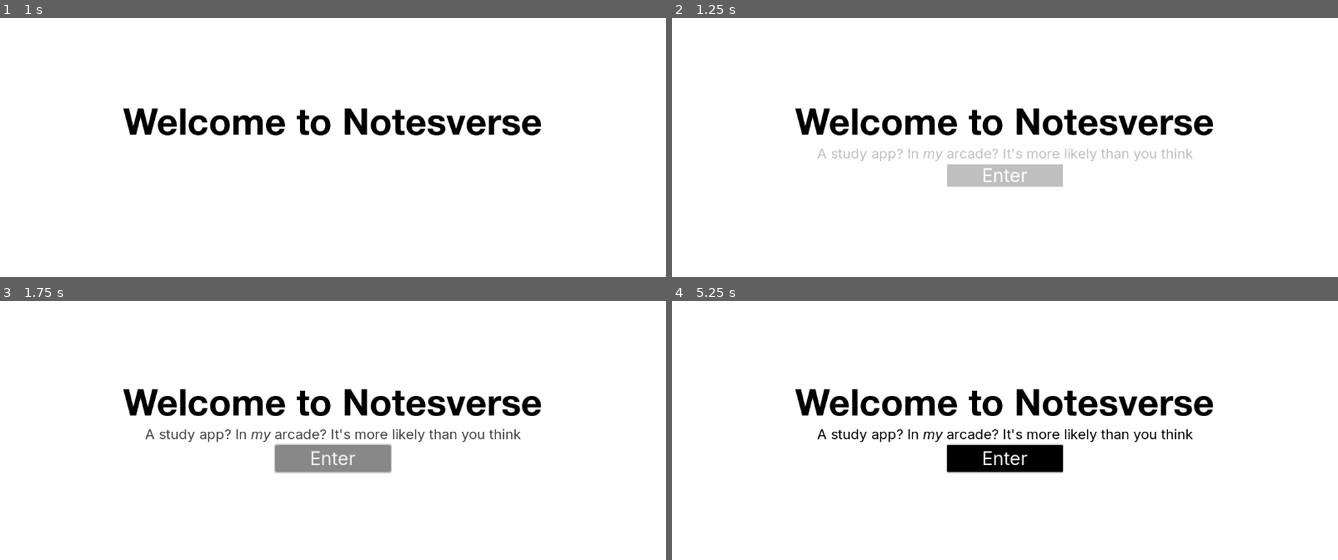
Above: before the commit, frames 1-4 (two rows, left to right).
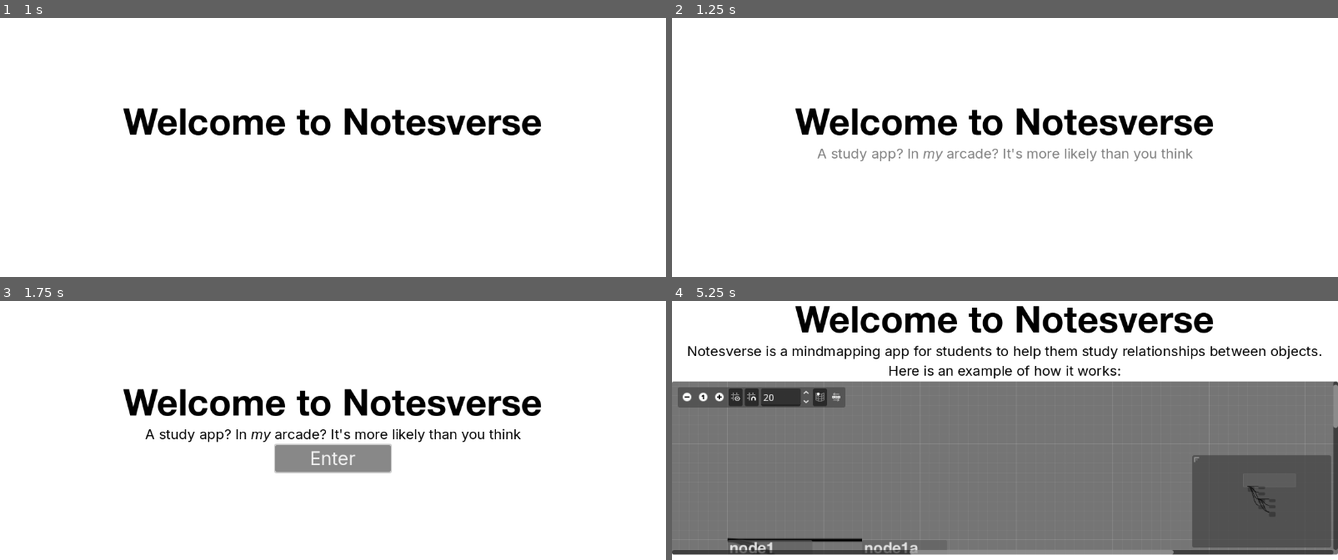
Above: after the commit, the same moments.

Repository: PhyoTP/notesverse
Game: Godot game, scene res://start.tscn
Same seed, same stepped clock (60 frames per second), same inputs: the game is played once before the commit and once after it.
Inputs (mouse positions are in pixels of both pictures, inside the frame that each line leads up to):
- Up to frame 1 (1 s): tap Enter at 0.5 s; hold Right from 0.53 s (still down); tap Alt at 0.6 s
- Up to frame 2 (1.25 s): keep holding Right
- Up to frame 3 (1.75 s): release Right at 1.25 s; click "Enter" at 1.25 s
- Up to frame 4 (5.25 s): click "Enter" at 2 s; tap Space at 2.75 s; hold Down 2.78-3.53 s; tap Shift at 2.85, 4.35 s; hold Right 3.53-4.28 s; tap Alt at 3.6 s; tap Enter at 4.25 s; hold Up 4.28-5 s; click (685, 396) at 5.02 s

Frame 1 is identical in both runs. In frame 2, 2.1% of the frame differs, in the area x 21-79%, y 50-66%; in frame 3, 0.6%; in frame 4, 72%, in the area x 0-100%, y 1-99%.

Commit message:
added list relator support and start tutorial

Diff:
--- a/map_view.gd
+++ b/map_view.gd
@@ -1,52 +1,35 @@
 extends Control
 
 var map = {
-	"Structure": {
-		"examples": ["Giant Ionic", "Covalent", "Giant Metallic"]
-	},
-	"Forces": {
-		"types": {
-			"Strength": {
-				"Electrostatic": {
-					"relations": {
-						"between ...": ["Ions"]
+	"node1": {
+		"examples": ["node1a","node1b"],
+		"relations": {
+			"words ... more words ...": [
+				"node2",
+				["node3","node4"]
+			]
+		},
+		"properties": {
+			"property": "value"
+		},
+		"types":{
+			"subtype": {
+				"subtype1": {
+					"properties": {
+						"property": true
 					}
 				},
-				"Covalent": {
-					"relations": {
-						"between ...": ["Atoms"]
-					},
-					"types": {
-						"Size": {
-							"Giant": {
-								"examples": ["Diamond", "Graphite"]
-							},
-							"Simple": {
-								"examples": ["Water", "Carbon Dioxide", "Methane"]
-							}
-						}
-					}
-				},
-				"Intermolecular": {
-					"relations": {
-						"between ...": ["Molecules"]
+				"subtype2": {
+					"properties": {
+						"property": false
 					}
 				}
 			}
 		}
 	},
-	"Diamond": {
-		"properties": {
-			"can conduct": false,
-			"has mobile electrons": false,
-			"bonds": 4
-		}
-	},
-	"Graphite": {
-		"properties": {
-			"can conduct": true,
-			"has mobile electrons": true,
-			"bonds": 3
+	"node2": {
+		"relations": {
+			"words ...": ["node1_subtype2"]
 		}
 	}
 }
@@ -117,12 +100,19 @@
 				var relators = [newNode.name] + props[prop][relation]
 				for index in range(len(relators)):
 					var relator = relators[index]
-					var relatorNode = ensure_node(relator)
-					var relationIndex = relatorNode.get_child_count()
-					var relationLabel = Label.new()
-					relationLabel.text = (relations[index] if index < len(relations) else "").strip_edges() + ":"
-					relatorNode.add_child(relationLabel)
-					relatorNode.set_slot(relationIndex, index != 0, 3, Color.DODGER_BLUE, index + 1 < len(relators), 3, Color.DODGER_BLUE)
-					if index > 0:
-						var lastRelator := ensure_node(relators[index-1])
-						graph_edit.connect_node(lastRelator.name, lastRelator.get_output_port_count() - 1, relator, relatorNode.get_input_port_count() - 1)
+					if relator is not Array:
+						relator = [relator]
+					for i in relator:
+						var relatorNode = ensure_node(i)
+						var relationIndex = relatorNode.get_child_count()
+						var relationLabel = Label.new()
+						relationLabel.text = (relations[index] if index < len(relations) else "").strip_edges() + ":"
+						relatorNode.add_child(relationLabel)
+						relatorNode.set_slot(relationIndex, index != 0, 3, Color.DODGER_BLUE, index + 1 < len(relators), 3, Color.DODGER_BLUE)
+						if index > 0:
+							var lastRelator = relators[index-1]
+							if lastRelator is not Array:
+								lastRelator = [lastRelator]
+							for j in lastRelator:
+								var last := ensure_node(j)
+								graph_edit.connect_node(last.name, last.get_output_port_count() - 1, i, relatorNode.get_input_port_count() - 1)
--- a/start.gd
+++ b/start.gd
@@ -1,7 +1,8 @@
 extends Control
 
-#func _ready() -> void:
-	#$VBoxContainer/Menu/EnterButton.pressed.connect()
-	#
-#func _enter_pressed():
-	#
+func _ready() -> void:
+	$VBoxContainer/Menu/EnterButton.pressed.connect(_enter_pressed)
+
+func _enter_pressed():
+	$AnimationPlayer.current_animation = "enter"
+	await get_tree().create_timer(1.0).timeout
--- a/start.tscn
+++ b/start.tscn
@@ -1,9 +1,121 @@
-[gd_scene load_steps=8 format=3 uid="uid://cnh47tlkbk327"]
+[gd_scene load_steps=10 format=3 uid="uid://cnh47tlkbk327"]
 
 [ext_resource type="Theme" uid="uid://bjseaesw7ybsg" path="res://header.tres" id="1_1n0d2"]
 [ext_resource type="Script" uid="uid://d1k3hcyps2b3q" path="res://start.gd" id="1_y5hus"]
 [ext_resource type="Theme" uid="uid://cvfi3q127thyu" path="res://text.tres" id="2_y5hus"]
 [ext_resource type="FontFile" uid="uid://c21qre1k2tx8v" path="res://fonts/Inter-Italic-VariableFont_opsz,wght.ttf" id="3_oiuna"]
+[ext_resource type="PackedScene" uid="uid://sp88h8bxeqkt" path="res://map_view.tscn" id="5_oiuna"]
+
+[sub_resource type="Animation" id="Animation_y5hus"]
+length = 0.001
+tracks/0/type = "value"
+tracks/0/imported = false
+tracks/0/enabled = true
+tracks/0/path = NodePath("VBoxContainer/Label:theme:Label/colors/font_color")
+tracks/0/interp = 1
+tracks/0/loop_wrap = true
+tracks/0/keys = {
+"times": PackedFloat32Array(0),
+"transitions": PackedFloat32Array(1),
+"update": 0,
+"values": [Color(0, 0, 0, 1)]
+}
+tracks/1/type = "value"
+tracks/1/imported = false
+tracks/1/enabled = true
+tracks/1/path = NodePath("VBoxContainer/Menu:theme:Button/styles/normal:bg_color")
+tracks/1/interp = 1
+tracks/1/loop_wrap = true
+tracks/1/keys = {
+"times": PackedFloat32Array(0),
+"transitions": PackedFloat32Array(1),
+"update": 0,
+"values": [Color(0, 0, 0, 1)]
+}
+tracks/2/type = "value"
+tracks/2/imported = false
+tracks/2/enabled = true
+tracks/2/path = NodePath("VBoxContainer/Menu:theme:RichTextLabel/colors/default_color")
+tracks/2/interp = 1
+tracks/2/loop_wrap = true
+tracks/2/keys = {
+"times": PackedFloat32Array(0),
+"transitions": PackedFloat32Array(1),
+"update": 0,
+"values": [Color(0, 0, 0, 1)]
+}
+tracks/3/type = "value"
+tracks/3/imported = false
+tracks/3/enabled = true
+tracks/3/path = NodePath("VBoxContainer/RichTextLabel:visible")
+tracks/3/interp = 1
+tracks/3/loop_wrap = true
+tracks/3/keys = {
+"times": PackedFloat32Array(0),
+"transitions": PackedFloat32Array(1),
+"update": 1,
+"values": [true]
+}
+tracks/4/type = "value"
+tracks/4/imported = false
+tracks/4/enabled = true
+tracks/4/path = NodePath("VBoxContainer/Menu:visible")
+tracks/4/interp = 1
+tracks/4/loop_wrap = true
+tracks/4/keys = {
+"times": PackedFloat32Array(0),
+"transitions": PackedFloat32Array(1),
+"update": 1,
+"values": [true]
+}
+tracks/5/type = "value"
+tracks/5/imported = false
+tracks/5/enabled = true
+tracks/5/path = NodePath("VBoxContainer/RichTextLabel:theme:RichTextLabel/colors/default_color")
+tracks/5/interp = 1
+tracks/5/loop_wrap = true
+tracks/5/keys = {
+"times": PackedFloat32Array(0),
+"transitions": PackedFloat32Array(1),
+"update": 0,
+"values": [Color(0, 0, 0, 1)]
+}
+tracks/6/type = "value"
+tracks/6/imported = false
+tracks/6/enabled = true
+tracks/6/path = NodePath("VBoxContainer/Label2:visible")
+tracks/6/interp = 1
+tracks/6/loop_wrap = true
+tracks/6/keys = {
+"times": PackedFloat32Array(0),
+"transitions": PackedFloat32Array(1),
+"update": 1,
+"values": [false]
+}
+tracks/7/type = "value"
+tracks/7/imported = false
+tracks/7/enabled = true
+tracks/7/path = NodePath("VBoxContainer/Label3:visible")
+tracks/7/interp = 1
+tracks/7/loop_wrap = true
+tracks/7/keys = {
+"times": PackedFloat32Array(0),
+"transitions": PackedFloat32Array(1),
+"update": 1,
+"values": [false]
+}
+tracks/8/type = "value"
+tracks/8/imported = false
+tracks/8/enabled = true
+tracks/8/path = NodePath("VBoxContainer/Control:visible")
+tracks/8/interp = 1
+tracks/8/loop_wrap = true
+tracks/8/keys = {
+"times": PackedFloat32Array(0),
+"transitions": PackedFloat32Array(1),
+"update": 1,
+"values": [false]
+}
 
 [sub_resource type="Animation" id="Animation_1n0d2"]
 resource_name = "start"
@@ -27,7 +139,7 @@
 tracks/1/interp = 1
 tracks/1/loop_wrap = true
 tracks/1/keys = {
-"times": PackedFloat32Array(1, 2),
+"times": PackedFloat32Array(1.5, 2),
 "transitions": PackedFloat32Array(1, 1),
 "update": 0,
 "values": [Color(1, 1, 1, 1), Color(0, 0, 0, 1)]
@@ -39,7 +151,7 @@
 tracks/2/interp = 1
 tracks/2/loop_wrap = true
 tracks/2/keys = {
-"times": PackedFloat32Array(1, 2),
+"times": PackedFloat32Array(1, 1.5),
 "transitions": PackedFloat32Array(1, 1),
 "update": 0,
 "values": [Color(1, 1, 1, 1), Color(0, 0, 0, 1)]
@@ -69,43 +181,44 @@
 "values": [false, true]
 }
 
-[sub_resource type="Animation" id="Animation_y5hus"]
-length = 0.001
+[sub_resource type="Animation" id="Animation_oiuna"]
+resource_name = "enter"
+length = 3.0
 tracks/0/type = "value"
 tracks/0/imported = false
 tracks/0/enabled = true
-tracks/0/path = NodePath("VBoxContainer/Label:theme:Label/colors/font_color")
+tracks/0/path = NodePath("VBoxContainer/Menu:theme:Button/styles/normal:bg_color")
 tracks/0/interp = 1
 tracks/0/loop_wrap = true
 tracks/0/keys = {
-"times": PackedFloat32Array(0),
-"transitions": PackedFloat32Array(1),
-"update": 0,
-"values": [Color(0, 0, 0, 1)]
+"times": PackedFloat32Array(0, 0.5),
+"transitions": PackedFloat32Array(1, 1),
+"update": 0,
+"values": [Color(0, 0, 0, 1), Color(1, 1, 1, 1)]
 }
 tracks/1/type = "value"
 tracks/1/imported = false
 tracks/1/enabled = true
-tracks/1/path = NodePath("VBoxContainer/Menu:theme:Button/styles/normal:bg_color")
+tracks/1/path = NodePath("VBoxContainer/RichTextLabel:theme:RichTextLabel/colors/default_color")
 tracks/1/interp = 1
 tracks/1/loop_wrap = true
 tracks/1/keys = {
-"times": PackedFloat32Array(0),
-"transitions": PackedFloat32Array(1),
-"update": 0,
-"values": [Color(0, 0, 0, 1)]
+"times": PackedFloat32Array(0.5, 1),
+"transitions": PackedFloat32Array(1, 1),
+"update": 0,
+"values": [Color(0, 0, 0, 1), Color(1, 1, 1, 1)]
 }
 tracks/2/type = "value"
 tracks/2/imported = false
 tracks/2/enabled = true
-tracks/2/path = NodePath("VBoxContainer/Menu:theme:RichTextLabel/colors/default_color")
+tracks/2/path = NodePath("VBoxContainer/Menu:visible")
 tracks/2/interp = 1
 tracks/2/loop_wrap = true
 tracks/2/keys = {
-"times": PackedFloat32Array(0),
-"transitions": PackedFloat32Array(1),
-"update": 0,
-"values": [Color(0, 0, 0, 1)]
+"times": PackedFloat32Array(0, 1),
+"transitions": PackedFloat32Array(1, 1),
+"update": 1,
+"values": [true, false]
 }
 tracks/3/type = "value"
 tracks/3/imported = false
@@ -114,27 +227,52 @@
 tracks/3/interp = 1
 tracks/3/loop_wrap = true
 tracks/3/keys = {
-"times": PackedFloat32Array(0),
-"transitions": PackedFloat32Array(1),
-"update": 1,
-"values": [true]
+"times": PackedFloat32Array(0, 1),
+"transitions": PackedFloat32Array(1, 1),
+"update": 1,
+"values": [true, false]
 }
 tracks/4/type = "value"
 tracks/4/imported = false
 tracks/4/enabled = true
-tracks/4/path = NodePath("VBoxContainer/Menu:visible")
+tracks/4/path = NodePath("VBoxContainer/Label2:visible")
 tracks/4/interp = 1
 tracks/4/loop_wrap = true
 tracks/4/keys = {
-"times": PackedFloat32Array(0),
-"transitions": PackedFloat32Array(1),
-"update": 1,
-"values": [true]
+"times": PackedFloat32Array(0, 1),
+"transitions": PackedFloat32Array(1, 1),
+"update": 1,
+"values": [false, true]
+}
+tracks/5/type = "value"
+tracks/5/imported = false
+tracks/5/enabled = true
+tracks/5/path = NodePath("VBoxContainer/Label3:visible")
+tracks/5/interp = 1
+tracks/5/loop_wrap = true
+tracks/5/keys = {
+"times": PackedFloat32Array(0, 2),
+"transitions": PackedFloat32Array(1, 1),
+"update": 1,
+"values": [false, true]
+}
+tracks/6/type = "value"
+tracks/6/imported = false
+tracks/6/enabled = true
+tracks/6/path = NodePath("VBoxContainer/Control:visible")
+tracks/6/interp = 1
+tracks/6/loop_wrap = true
+tracks/6/keys = {
+"times": PackedFloat32Array(0, 3),
+"transitions": PackedFloat32Array(1, 1),
+"update": 1,
+"values": [false, true]
 }
 
 [sub_resource type="AnimationLibrary" id="AnimationLibrary_oiuna"]
 _data = {
 &"RESET": SubResource("Animation_y5hus"),
+&"enter": SubResource("Animation_oiuna"),
 &"start": SubResource("Animation_1n0d2")
 }
 
@@ -185,6 +323,29 @@
 theme_override_font_sizes/font_size = 32
 text = "Enter"
 
+[node name="Label2" type="Label" parent="VBoxContainer"]
+visible = false
+custom_minimum_size = Vector2(50, 0)
+layout_mode = 2
+theme = ExtResource("2_y5hus")
+text = "Notesverse is a mindmapping app for students to help them study relationships between objects."
+horizontal_alignment = 1
+autowrap_mode = 3
+
+[node name="Label3" type="Label" parent="VBoxContainer"]
+visible = false
+custom_minimum_size = Vector2(50, 0)
+layout_mode = 2
+theme = ExtResource("2_y5hus")
+text = "Here is an example of how it works:"
+horizontal_alignment = 1
+autowrap_mode = 3
+
+[node name="Control" parent="VBoxContainer" instance=ExtResource("5_oiuna")]
+visible = false
+custom_minimum_size = Vector2(500, 300)
+layout_mode = 2
+
 [node name="AnimationPlayer" type="AnimationPlayer" parent="."]
 libraries = {
 &"": SubResource("AnimationLibrary_oiuna")
